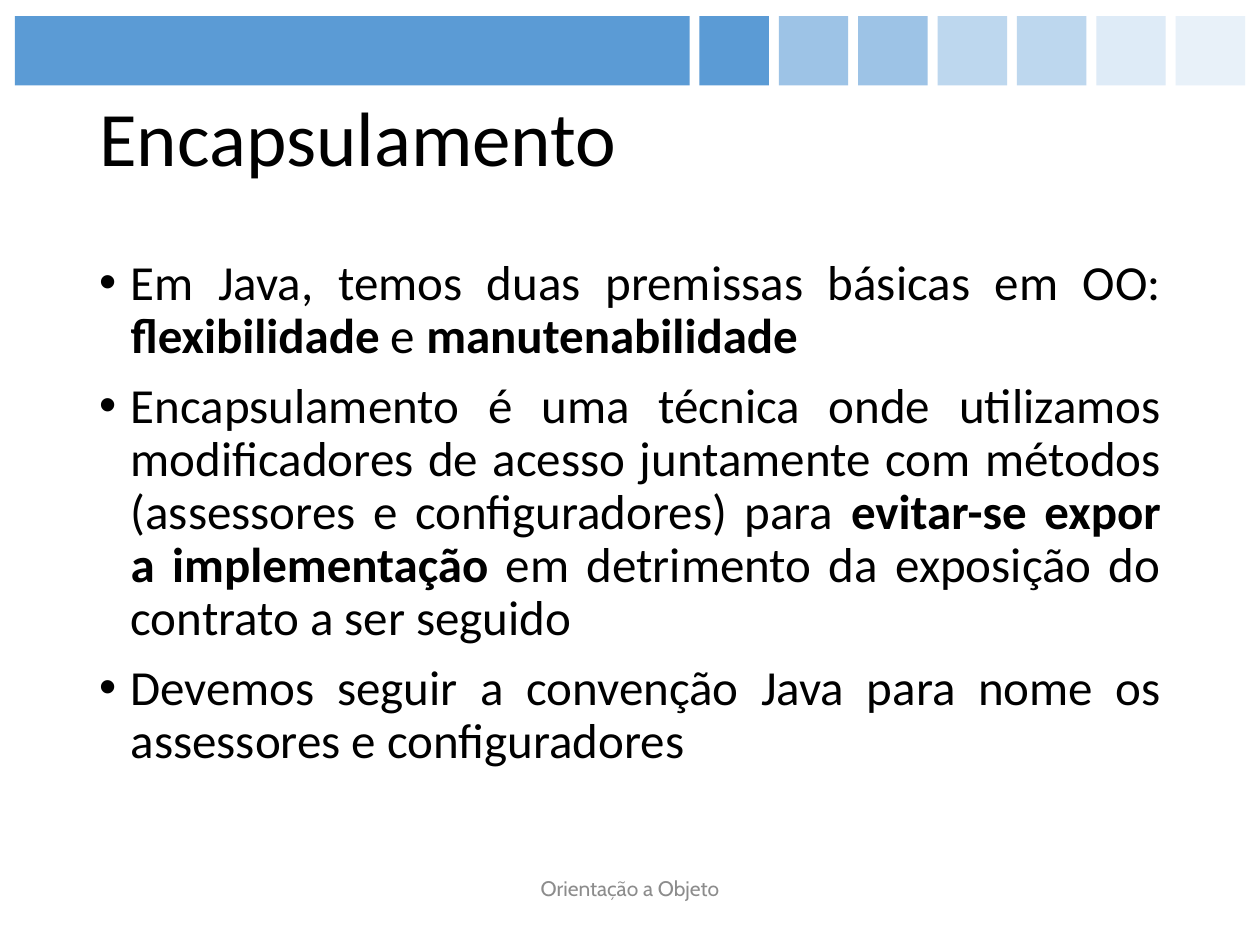
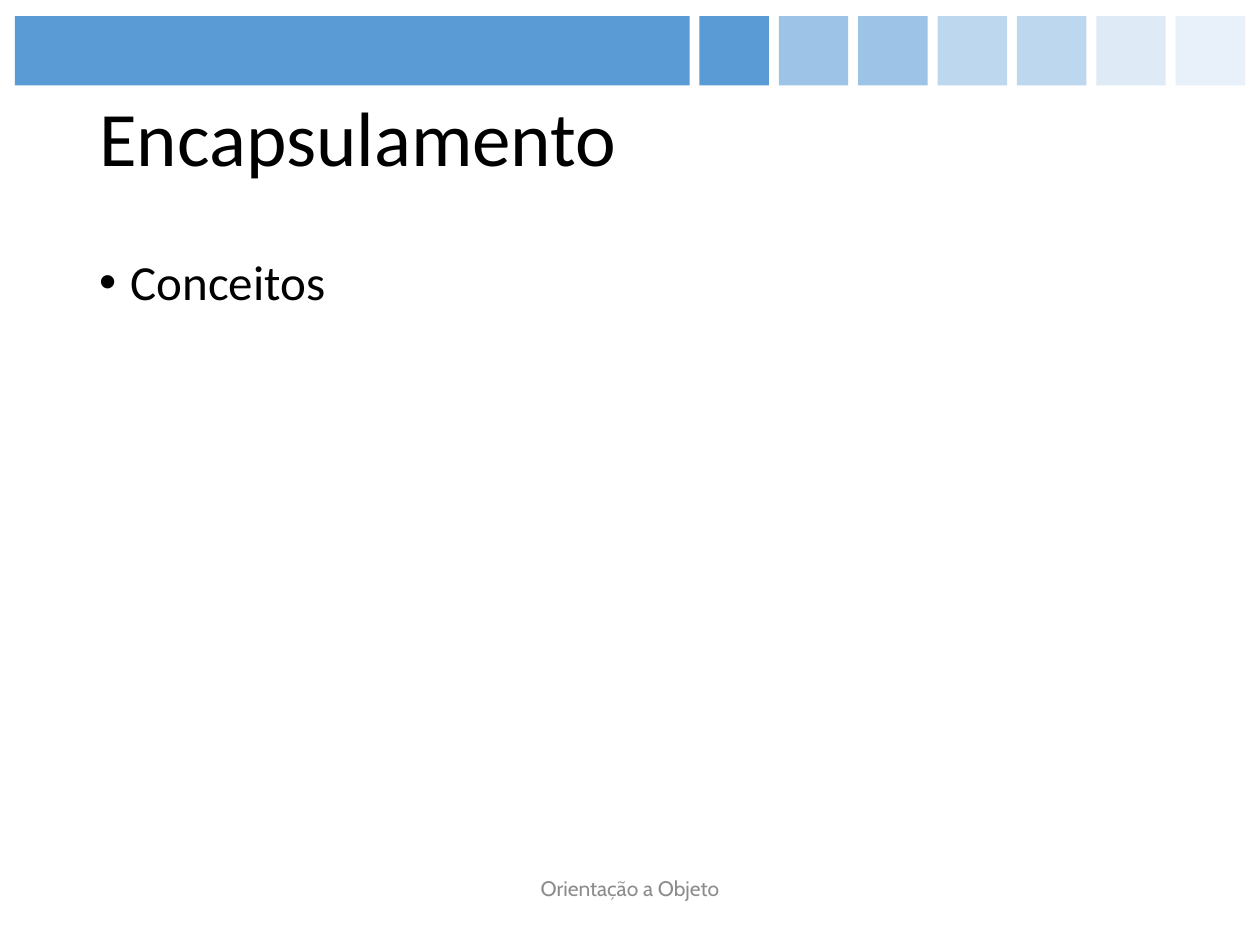
Before and after one commit to figueiredojrr/treinamentoJavaSeOcaAgosto, a slide deck: slide 21 of TreinamentoJavaSeOca/documentos/apresentação/OCA.pptx (slide 31 before the commit). Drawn at 1260x945 pixels with LibreOffice and Linux fonts; fonts in the diff are those of the drawing. Boxes give left, top, right and bottom in pixels: in the first picture for what was removed or moved away, otherwise in the second. Text is boxed around its words. In the diff, an @@ line names an element or a change of style, - is before the commit and + after.

```diff
--- a/TreinamentoJavaSeOca/documentos/apresentação/OCA.pptx
+++ b/TreinamentoJavaSeOca/documentos/apresentação/OCA.pptx
@@ text at box(131, 266, 326, 301): text changed @@
-• Em Java, temos duas premissas básicas em OO: flexibilidade e manutenabilidade
-• Encapsulamento é uma técnica onde utilizamos modificadores de acesso juntamente com métodos (assessores e configuradores) para evitar-se expor a implementação em detrimento da exposição do contrato a ser seguido
-• Devemos seguir a convenção Java para nome os assessores e configuradores
+• Conceitos
```
Also in this commit, not shown: 23 other slides changed, 5 slides added, 15 slides removed.
